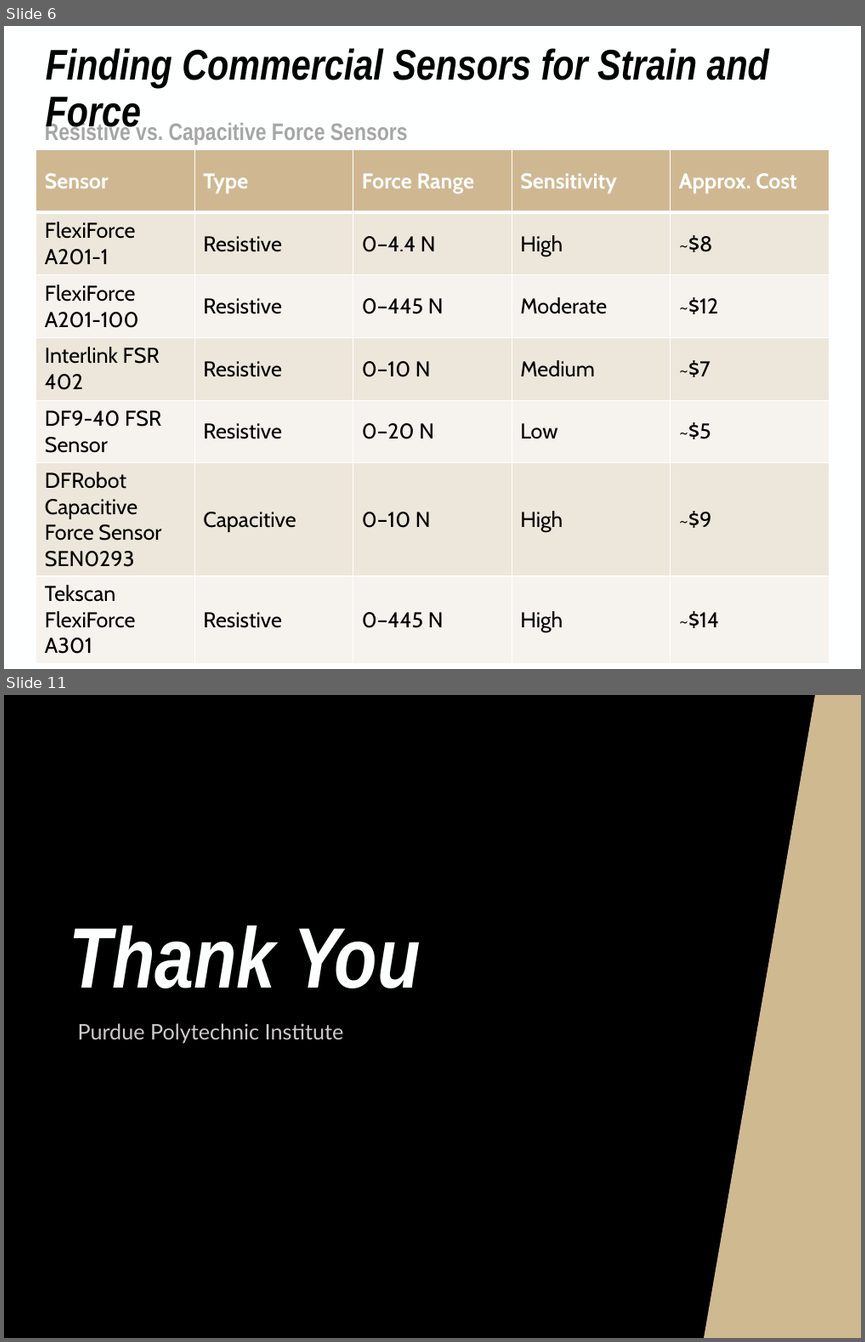
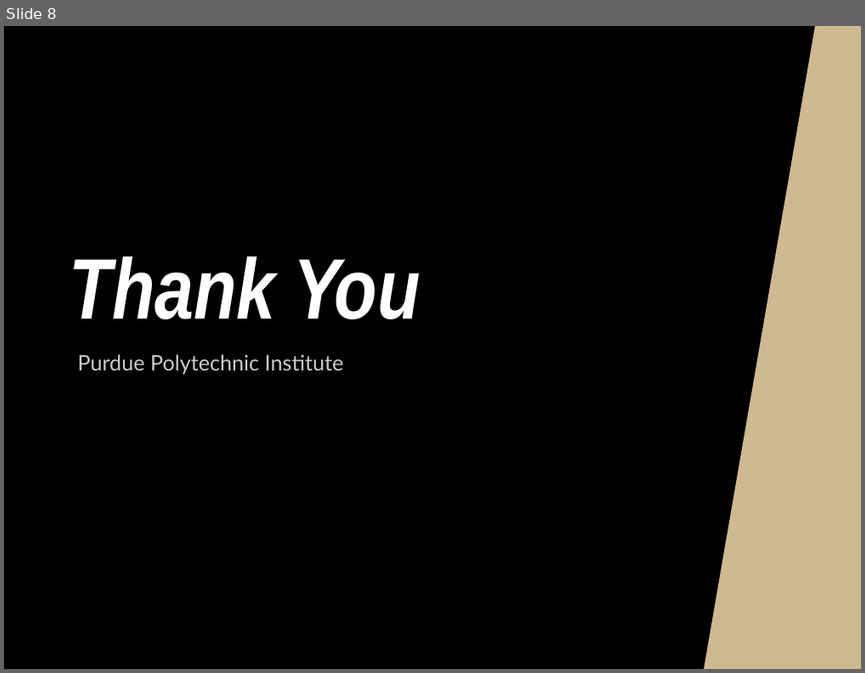
Before and after one commit to NHuang58/Biomedical_Device_PCB, a slide deck: Documentation/Slides/Week_9.pptx. Shown one above the other, each under a label of ours: slides 6 and 11 before the commit, slide 8 after it; the slides between them are not shown. The pictures are 865x1342 and 865x673 pixels, drawn with LibreOffice and Linux fonts; fonts in the diff are those of the drawing; background and template pictures are left out. Boxes give left, top, right and bottom in pixels: in the first picture for what was removed or moved away, otherwise in the second. Text is boxed around its words. In the diff, an @@ line names an element or a change of style, - is before the commit and + after.

```diff
--- a/Documentation/Slides/Week_9.pptx
+++ b/Documentation/Slides/Week_9.pptx
@@ slide 6 removed at bbox=[4, 26, 861, 669], background #FEFFFF @@
@@ title removed at bbox=[46, 48, 769, 135] @@
-Finding Commercial Sensors for Strain and Force
@@ text removed at bbox=[45, 121, 408, 145] @@
-Resistive vs. Capacitive Force Sensors
@@ table removed at bbox=[35, 149, 828, 657], 7 rows, 5 columns @@
-Sensor | Type | Force Range | Sensitivity | Approx. Cost
-FlexiForce A201-1 | Resistive | 0–4.4 N | High | ~$8
-FlexiForce A201-100 | Resistive | 0–445 N | Moderate | ~$12
-Interlink FSR 402 | Resistive | 0–10 N | Medium | ~$7
-DF9-40 FSR Sensor | Resistive | 0–20 N | Low | ~$5
-DFRobot Capacitive Force Sensor SEN0293 | Capacitive | 0–10 N | High | ~$9
-Tekscan FlexiForce A301 | Resistive | 0–445 N | High | ~$14
@@ text removed at bbox=[704, 616, 829, 646] @@
-5/7
@@ what was slide 11 is now slide 8 @@
```
Also in this commit, not shown: 4 slides changed, 3 slides added, 5 other slides removed, 24 other files.
